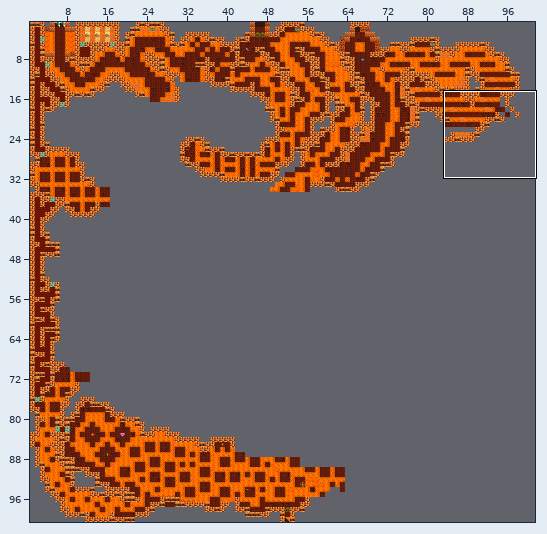
Tiled map: Maps/Map_Caldera.tmx. The picture above shows the old version from afar; the outline marks the close-up.
Close-up. Old version:
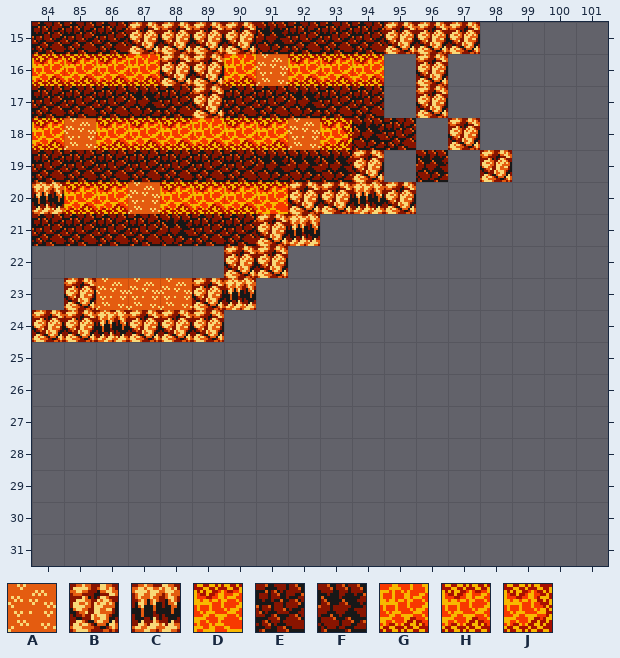
Cells are 16x16 px. Shown: x 84..101, y 15..31. The commit also changed other parts of the map, which this record leaves out.
Key: from "Caldera": A 19, B 34, C 35, D 37, E 40, F 41, G 53, H 61, J 62.
_ is an empty cell.
Layers that did not change in this view are not listed.
Layer "Floor" before, first column x 84:
15 EEEBBBBFEEEBBB____
16 HHHGBBGAHHH_B_____
17 EEEFEBEEFEE_B_____
18 HAHHHGHHAJFE_B____
19 EEEEEEEFFFB_F_B___
20 CHHAHHHDBBCB______
21 EEEEFEEBC_________
22 ______BB__________
23 _BAAABC___________
24 BBCBBB____________
25 __________________
26 __________________
27 __________________
28 __________________
29 __________________
30 __________________
31 __________________
After:
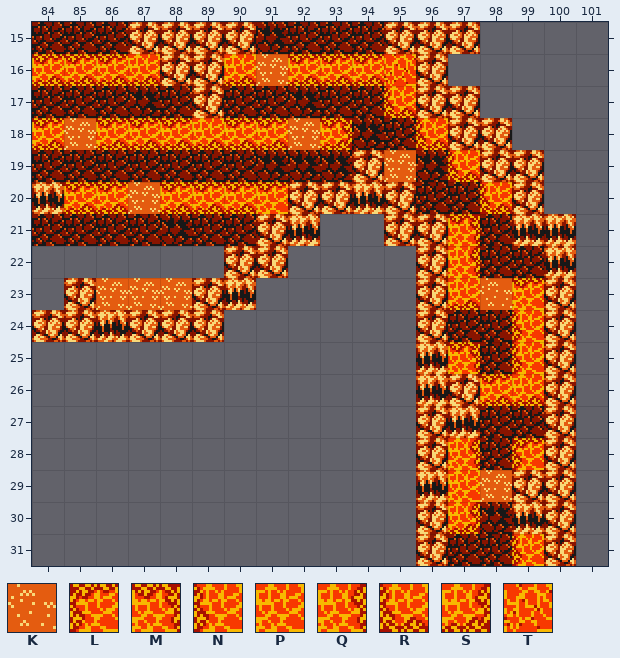
Further tiles: from "Caldera": K 18, L 36, M 38, N 44, P 45, Q 46, R 52, S 54, T 59.
Change:
Changed rows in their new state; . is an unchanged cell.
Layer "Floor":
first column x 95:
16 T.....
17 R.B...
18 .R.B..
19 A.R.B.
20 .EERB.
21 BBMECC
22 .BQEEC
23 .BGKDB
24 .BEENB
25 .CMENB
26 .CBHGB
27 .BCEEB
28 .BQELB
29 .CPABB
30 .BSFCB
31 .BEENB
